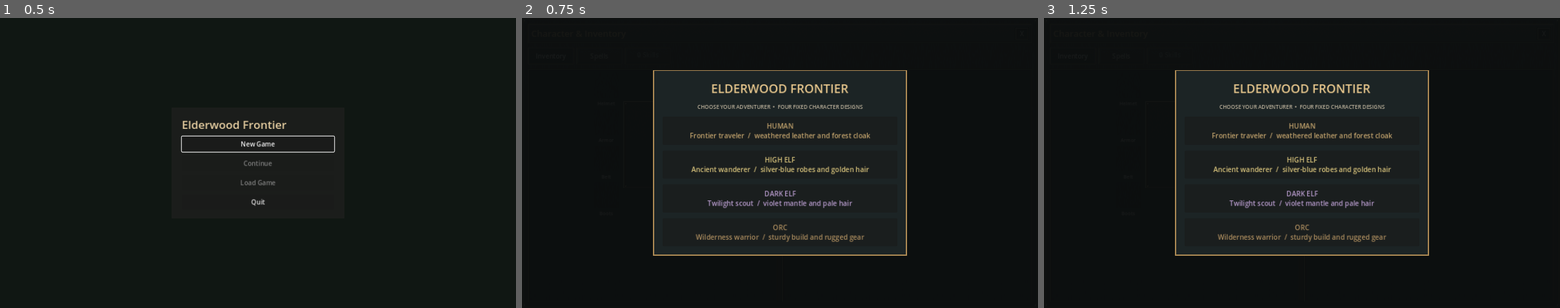
Above: before the commit, frames 1-3 (left to right).
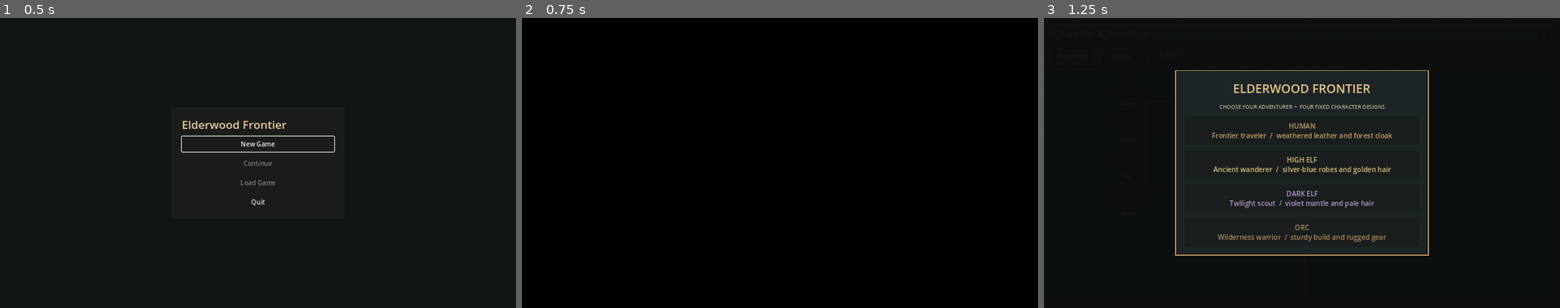
Above: after the commit, the same moments.

Repository: bhubler/elderwood-frontier-pc
Game: Godot game, scene res://scenes/game_menu.tscn
The game is run twice, just before and just after one commit, with the same random seed, the same clock (stepped at 60 frames per second) and the same inputs. Video files are missing from this copy of the repository; at most half a second of black plays in their place.
Inputs:
- Up to frame 1 (0.5 s): no input
- Up to frame 2 (0.75 s): click "New Game" at 0.5 s
- Up to frame 3 (1.25 s): no input

Frame 1 is identical in both runs. In frame 2, 32% of the frame differs, in the area x 6-75%, y 12-82%; in frame 3, nothing differs.
Error in both runs: Invalid assignment of property or key 'accessibility_name' with value of type 'String' on a base object of type 'OptionButton'. (res://scripts/village_interact…

Commit message:
Show the animated Elderwood loading artwork on travel and game start

Diff:
--- a/scripts/area_transition.gd
+++ b/scripts/area_transition.gd
@@ -1,6 +1,11 @@
 extends CanvasLayer
 
 const GROUP := &"area_transition"
+const POSTER_PATH := "res://art/ui/frontier_loading.webp"
+const VIDEO_PATH := "res://art/ui/frontier_loading.ogv"
+const MINIMUM_VISIBLE_SECONDS := 0.4
+
+var video: VideoStreamPlayer
 
 static func run(tree: SceneTree, change_area: Callable) -> void:
     if tree.get_first_node_in_group(GROUP) != null:
@@ -8,28 +13,56 @@
     var screen := new()
     screen.add_to_group(GROUP)
     tree.root.add_child(screen)
-    # Let the current frame finish and give the cover a frame to draw before loading.
+    var started := Time.get_ticks_msec()
+    # Give the loading artwork a rendered frame before scene construction.
     await tree.process_frame
     await tree.process_frame
     if change_area.is_valid():
         change_area.call()
-    await tree.create_timer(0.15).timeout
+    var elapsed := float(Time.get_ticks_msec() - started) / 1000.0
+    await tree.create_timer(maxf(0.0, MINIMUM_VISIBLE_SECONDS - elapsed)).timeout
     screen.queue_free()
 
 func _ready() -> void:
-    layer = 100
+    layer = 120
     process_mode = Node.PROCESS_MODE_ALWAYS
     var black := ColorRect.new()
     black.color = Color.BLACK
     add_child(black)
     black.set_anchors_and_offsets_preset(Control.PRESET_FULL_RECT)
-    var center := CenterContainer.new()
-    black.add_child(center)
-    center.set_anchors_and_offsets_preset(Control.PRESET_FULL_RECT)
-    var title := Label.new()
-    title.text = "Elderwood Frontier"
-    title.add_theme_font_size_override("font_size", 34)
-    center.add_child(title)
+    black.clip_contents = true
+    var poster := TextureRect.new()
+    poster.expand_mode = TextureRect.EXPAND_IGNORE_SIZE
+    poster.stretch_mode = TextureRect.STRETCH_KEEP_ASPECT_COVERED
+    black.add_child(poster)
+    poster.set_anchors_and_offsets_preset(Control.PRESET_FULL_RECT)
+    if ResourceLoader.exists(POSTER_PATH, "Texture2D"):
+        poster.texture = load(POSTER_PATH) as Texture2D
+    else:
+        var image := Image.new()
+        if image.load_webp_from_buffer(FileAccess.get_file_as_bytes(POSTER_PATH)) == OK:
+            poster.texture = ImageTexture.create_from_image(image)
+
+    var stream := load(VIDEO_PATH) as VideoStream
+    if stream == null:
+        return
+    var aspect := AspectRatioContainer.new()
+    aspect.ratio = 16.0 / 9.0
+    aspect.stretch_mode = AspectRatioContainer.STRETCH_COVER
+    black.add_child(aspect)
+    aspect.set_anchors_and_offsets_preset(Control.PRESET_FULL_RECT)
+    video = VideoStreamPlayer.new()
+    video.stream = stream
+    video.expand = true
+    video.loop = true
+    video.modulate.a = 0.0
+    aspect.add_child(video)
+    video.play()
+
+func _process(_delta: float) -> void:
+    if video != null and video.stream_position > 0.0:
+        video.modulate.a = 1.0
+        set_process(false)
 
 func _input(_event: InputEvent) -> void:
     get_viewport().set_input_as_handled()
--- a/scripts/game_menu.gd
+++ b/scripts/game_menu.gd
@@ -1,5 +1,6 @@
 extends CanvasLayer
 
+const AreaTransition := preload("res://scripts/area_transition.gd")
 const Saves := preload("res://scripts/playthrough_save.gd")
 const PanelHeader := preload("res://scripts/panel_header.gd")
 const WORLD_PATH := "res://scenes/world.tscn"
@@ -181,6 +182,9 @@
         _start_game(file)
 
 func _start_game(file: ConfigFile) -> void:
+    AreaTransition.run(get_tree(), _load_world.bind(file))
+
+func _load_world(file: ConfigFile) -> void:
     _clear_world()
     get_tree().paused = false
     var scene := load(WORLD_PATH) as PackedScene
Binary file added: art/ui/frontier_loading.webp
Not shown, added: art/ui/frontier_loading.webp.import
Not shown, added: art/ui/frontier_loading.ogv
